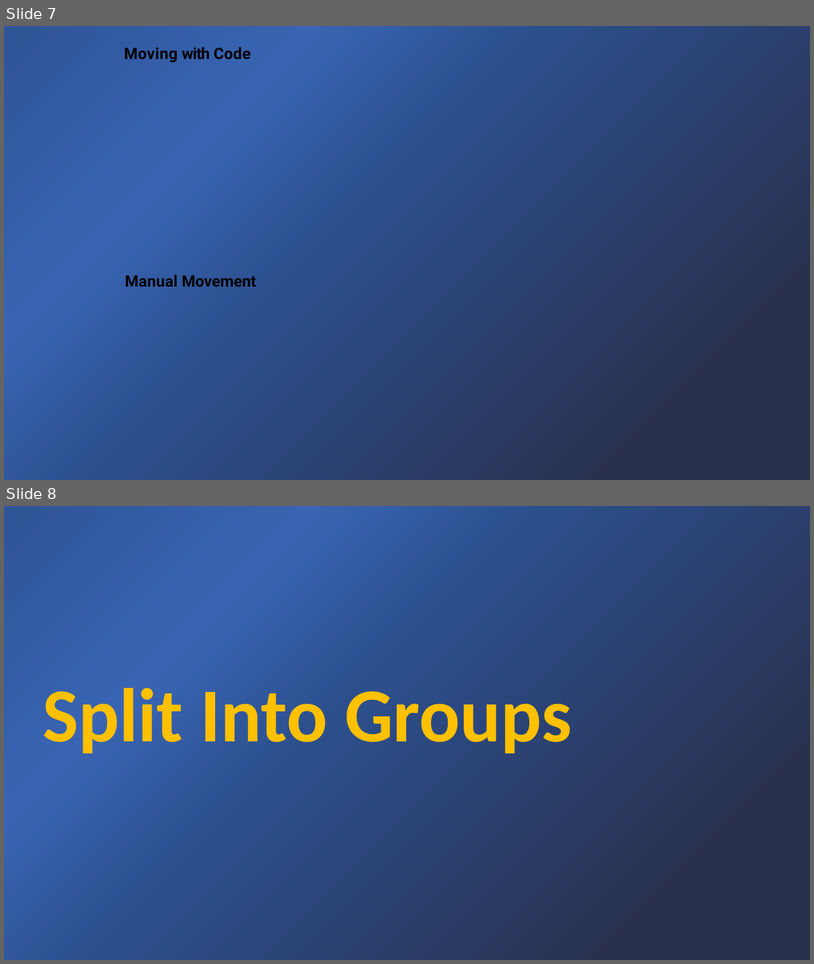
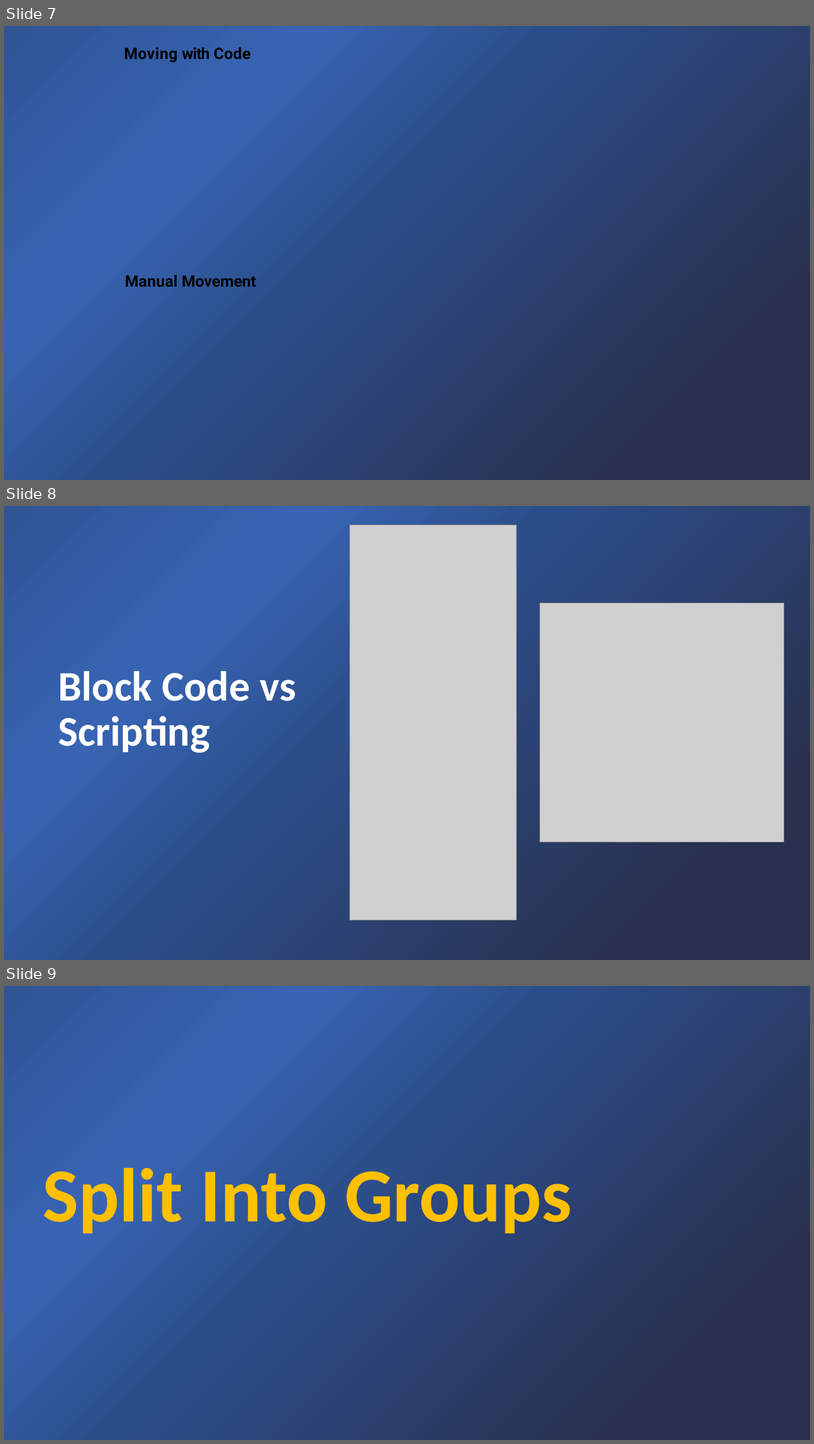
Before and after one commit to TAP-GGC/ball-is-life, a slide deck: documents/Ball is Life Workshop.pptx. Shown one above the other, each under a label of ours: slides 7 and 8 before the commit, slides 7, 8 and 9 after it. The pictures are 814x964 and 814x1444 pixels, drawn with LibreOffice and Linux fonts; fonts in the diff are those of the drawing; grey boxes stand for pictures; background and template pictures are left out. Boxes give left, top, right and bottom in pixels: in the first picture for what was removed or moved away, otherwise in the second. Text is boxed around its words. In the diff, an @@ line names an element or a change of style, - is before the commit and + after.

```diff
--- a/documents/Ball is Life Workshop.pptx
+++ b/documents/Ball is Life Workshop.pptx
@@ slide 8 added at [4,506,810,960], background gradient #29304D to #2C4F8C to #3864B3 to #2F5597 @@
@@ picture added at [350,525,517,920] @@
@@ picture added at [540,603,785,843] @@
@@ title added at [58,671,296,753], 50 pt, text #FFFFFF, bold @@
+Block Code vs Scripting
@@ what was slide 8 is now slide 9 @@
```
